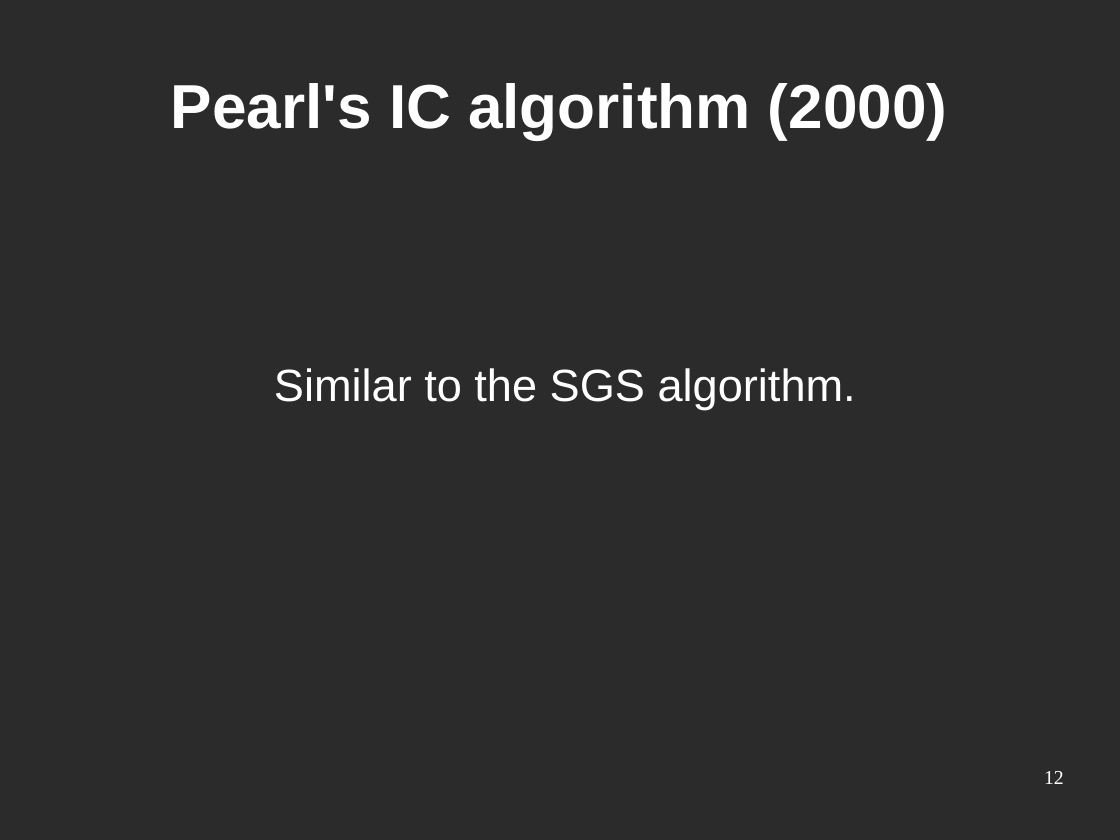
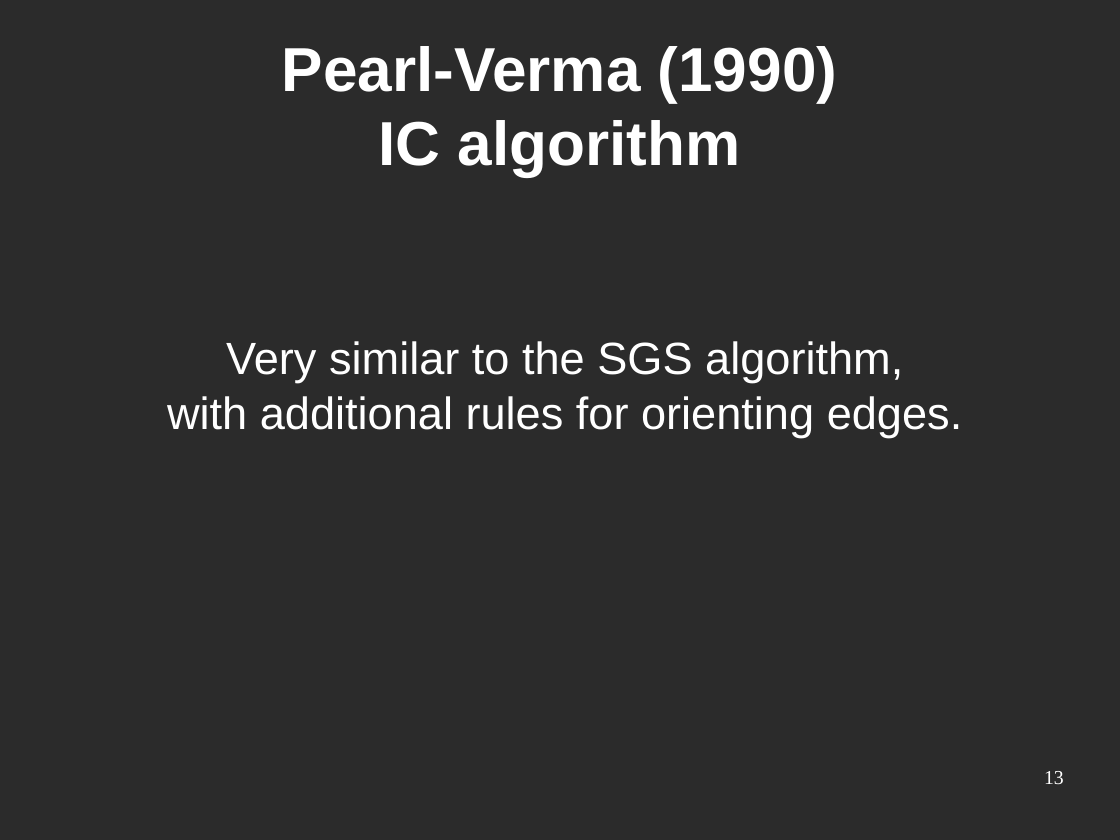
Before and after one commit to srvarey/genifer, a slide deck: slide 13 of slides/Genifer - causality.odp (slide 12 before the commit). Drawn at 1120x840 pixels with LibreOffice and Linux fonts; fonts in the diff are those of the drawing; background and template pictures are left out; a plain dark background stands for a picture behind light text. Boxes give left, top, right and bottom in pixels: in the first picture for what was removed or moved away, otherwise in the second. Text is boxed around its words. In the diff, an @@ line names an element or a change of style, - is before the commit and + after.

```diff
--- a/slides/Genifer - causality.odp
+++ b/slides/Genifer - causality.odp
@@ title at <box>282,46,837,177</box>: text changed @@
-Pearl's IC algorithm (2000)
+Pearl-Verma (1990)
+IC algorithm
@@ text at <box>167,341,963,437</box>: text changed @@
-Similar to the SGS algorithm.
+Very similar to the SGS algorithm,
+with additional rules for orienting edges.
@@ page number at <box>1044,771,1064,784</box>: text changed @@
-12
+13
```
Also in this commit, not shown: 2 other slides changed, 1 slide added, 8 other files.
